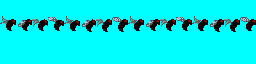
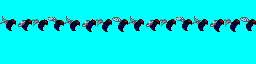
The second w=256, h=64 image is a revision of the first. Changes to its layers:
painted on "Fly" over [7, 19, 256, 32]
